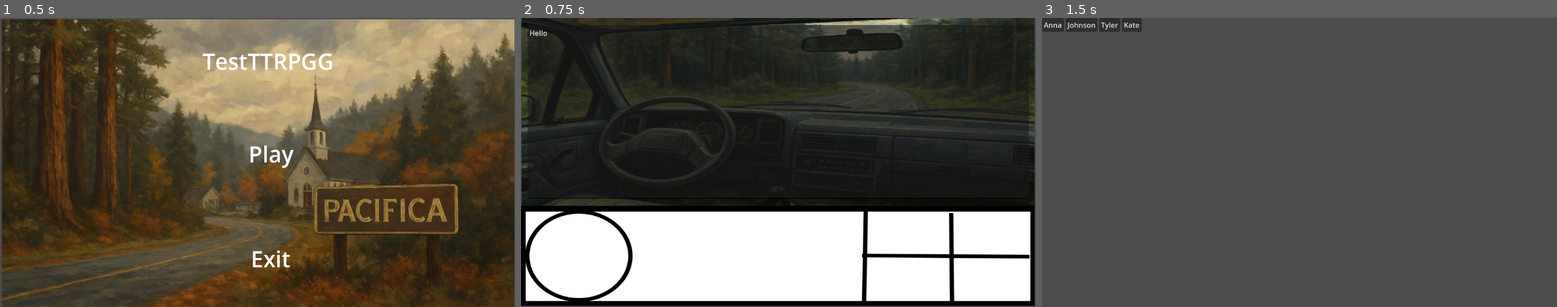
Above: before the commit, frames 1-3 (left to right).
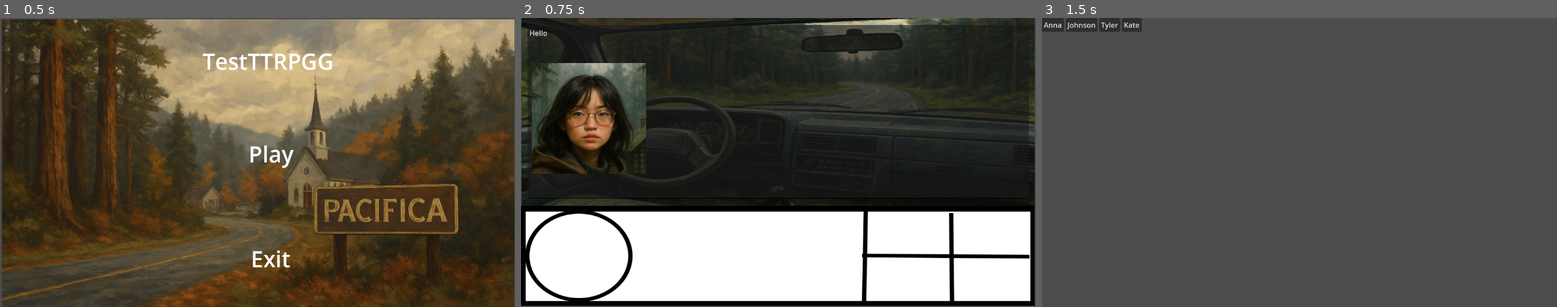
Above: after the commit, the same moments.

Repository: metalicmagic45/AlexandNathanGame
Game: Godot game, scene res://Main.tscn
Two runs of this game, one before a commit and one after it. Both use one fixed random seed, a clock stepped at 60 frames per second and the inputs below.
Inputs (mouse positions are in pixels of both pictures, inside the frame that each line leads up to):
- Up to frame 1 (0.5 s): no input
- Up to frame 2 (0.75 s): click (793, 156) at 0.5 s
- Up to frame 3 (1.5 s): tap Enter at 1.25 s; hold I (ToggleInvetory) from 1.28 s (still down)

Frame 1 is identical in both runs. In frame 2, 5.2% of the frame differs, in the area x 2-25%, y 15-54%; in frame 3, nothing differs.
Error before the commit: Invalid assignment of property or key 'visable' with value of type 'bool' on a base object of type 'Sprite2D'. (res://Zone1.gd:22)

Commit message:
SpelledVisible

Diff:
--- a/alexnathan/Zone1.gd
+++ b/alexnathan/Zone1.gd
@@ -19,4 +19,4 @@
 
 # Called every frame. 'delta' is the elapsed time since the previous frame.
 func _process(delta: float) -> void:
-	Kate.visable = true
+	Kate.visible = true
